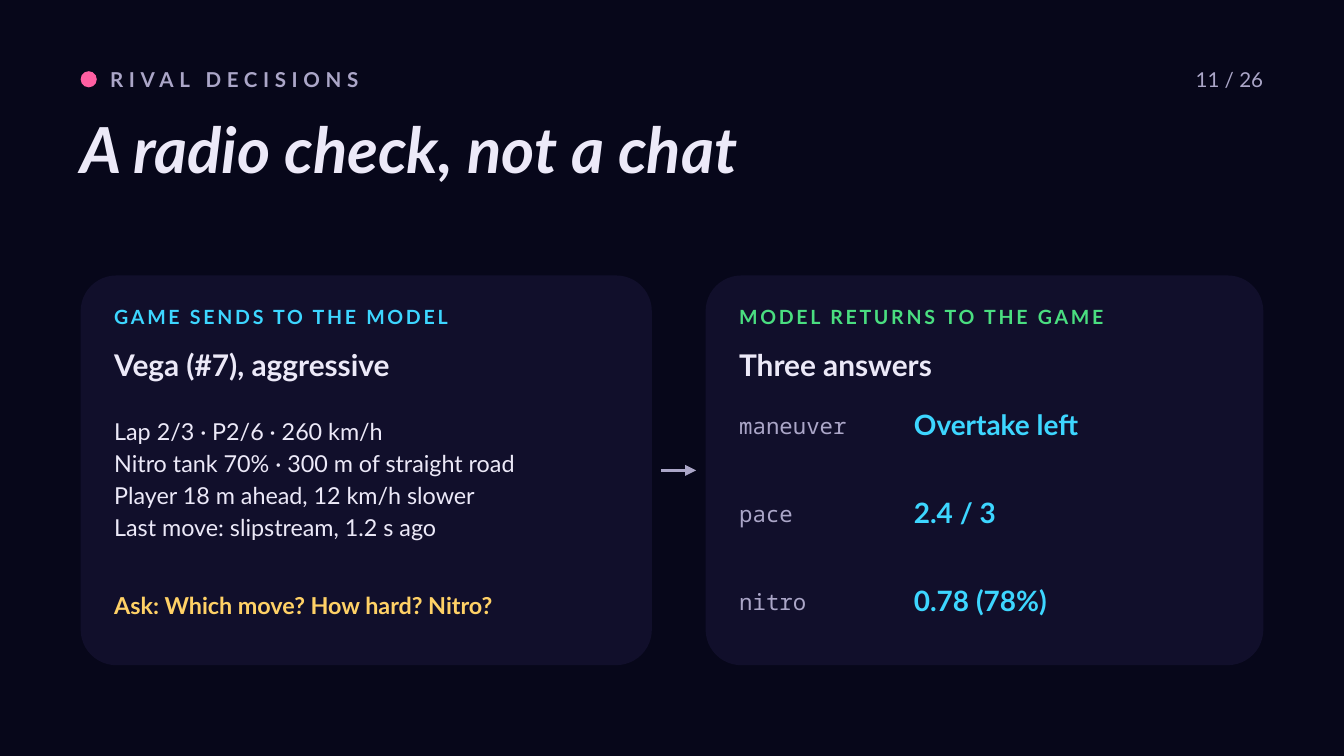
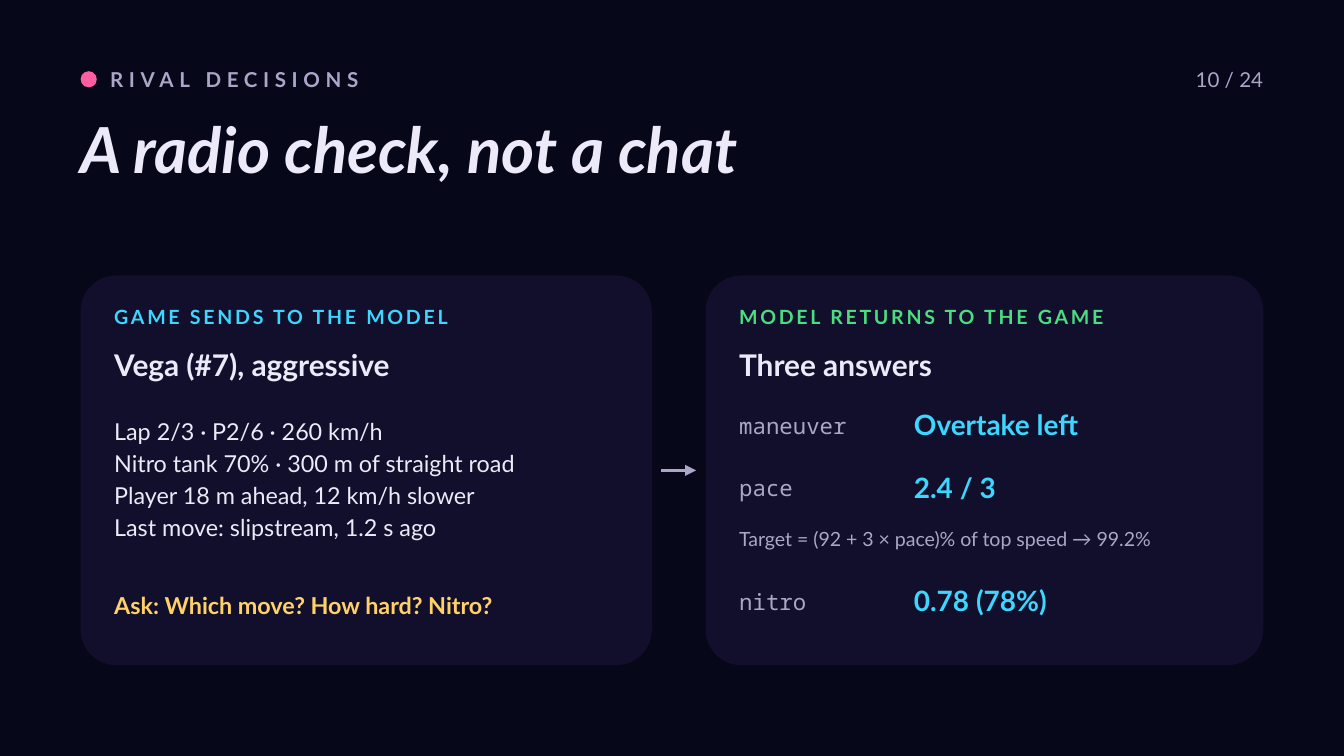
Before and after one commit to roryp/racing, a slide deck: slide 11 of docs/luna-gp-deck.pptx. Drawn at 1344x756 pixels with LibreOffice and Linux fonts; fonts in the diff are those of the drawing. Boxes give left, top, right and bottom in pixels: in the first picture for what was removed or moved away, otherwise in the second. Text is boxed around its words. In the diff, an @@ line names an element or a change of style, - is before the commit and + after.

```diff
--- a/docs/luna-gp-deck.pptx
+++ b/docs/luna-gp-deck.pptx
@@ text at [1196,72,1263,87]: text changed @@
-11 / 26
+10 / 24
@@ text "pace": place and size @@
-text "pace" at [739,510,793,527]
+text "pace" at [739,484,793,502]
@@ text "2.4 / 3": place and size @@
-text "2.4 / 3" at [914,502,996,524]
+text "2.4 / 3" at [914,477,996,499]
@@ text added at [739,531,1151,550], 10.5 pt, text #ABA6C8 @@
+Target = (92 + 3 × pace)% of top speed → 99.2%
```
Also in this commit, not shown: 22 other slides changed.
